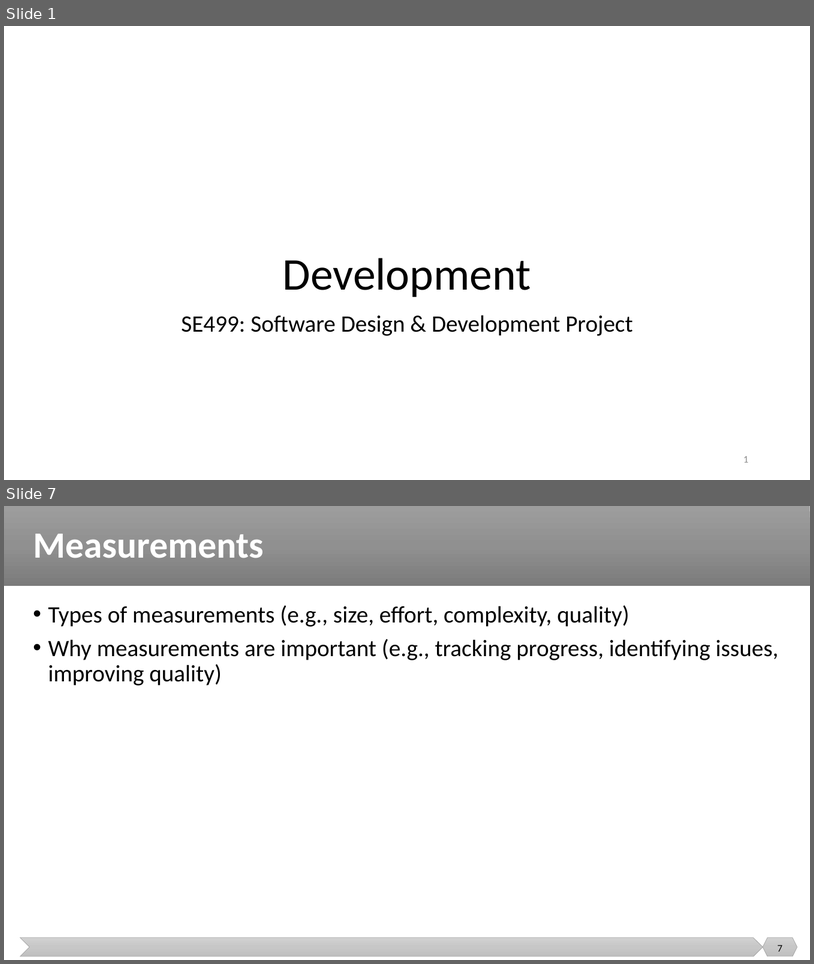
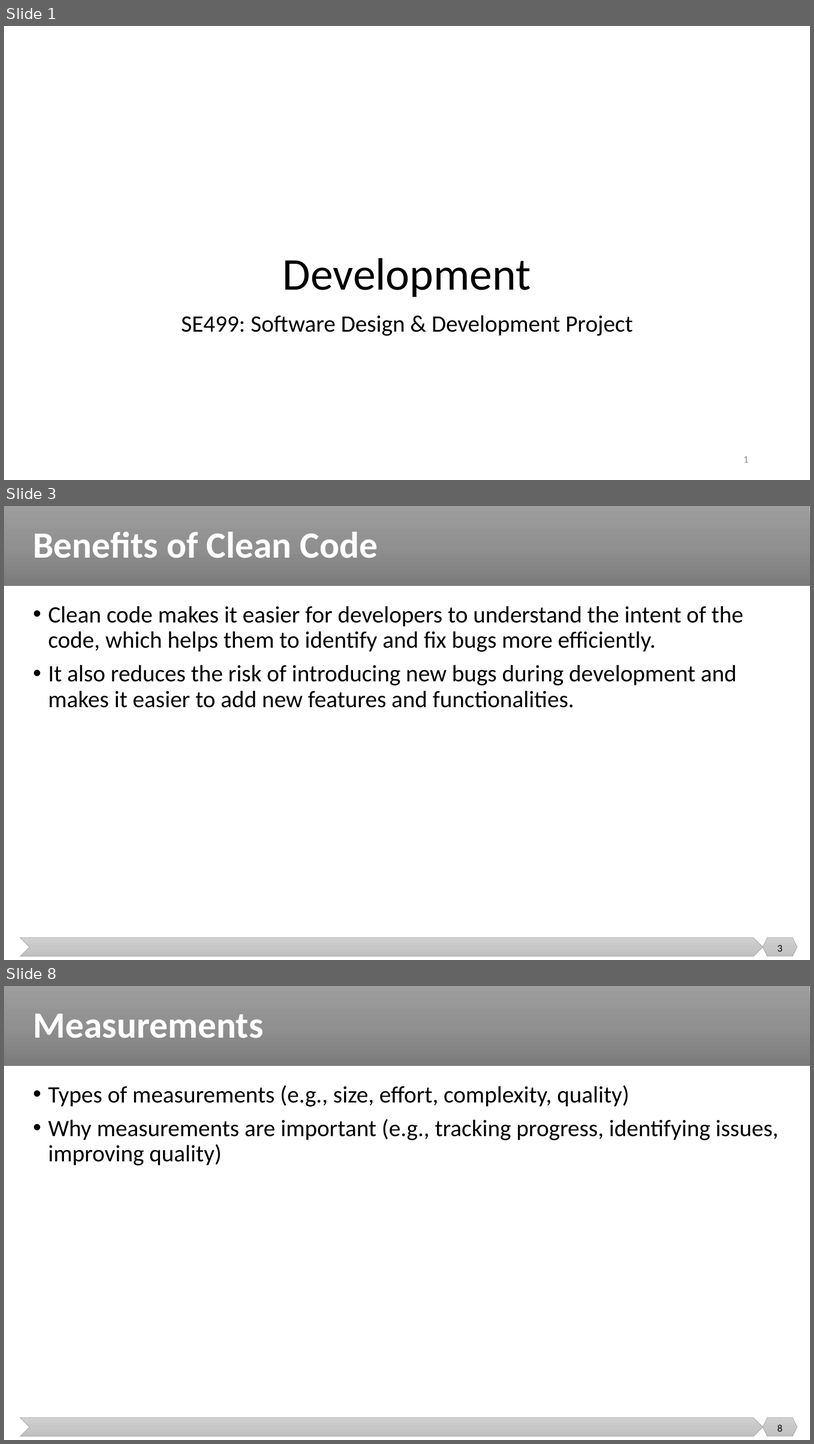
Before and after one commit to malenezi/malenezi, a slide deck: SE499/Lectures/5/Development.pptx. Shown one above the other, each under a label of ours: slides 1 and 7 before the commit, slides 1, 3 and 8 after it; the slides between them are not shown. The pictures are 814x964 and 814x1444 pixels, drawn with LibreOffice and Linux fonts; fonts in the diff are those of the drawing; background and template pictures are left out. Boxes give left, top, right and bottom in pixels: in the first picture for what was removed or moved away, otherwise in the second. Text is boxed around its words. In the diff, an @@ line names an element or a change of style, - is before the commit and + after.

```diff
--- a/SE499/Lectures/5/Development.pptx
+++ b/SE499/Lectures/5/Development.pptx
@@ slide 3 added at bbox=[4, 506, 810, 960], background #FFFFFF; not listed: 3 template elements that a slide beside it also shows @@
@@ title added at bbox=[33, 532, 378, 558], 44 pt, text #FFFFFF, bold @@
+Benefits of Clean Code
@@ text added at bbox=[48, 606, 744, 708], 28 pt, text #000000 @@
+• Clean code makes it easier for developers to understand the intent of the code, which helps them to identify and fix bugs more efficiently.
+• It also reduces the risk of introducing new bugs during development and makes it easier to add new features and functionalities.
@@ page number added at bbox=[778, 945, 783, 951], 12 pt, text #000000 @@
+3
@@ what was slide 7 is now slide 8 @@
@@ page number at bbox=[778, 1424, 783, 1431]: text changed @@
-7
+8
```
Also in this commit, not shown: 9 other slides added, 1 other file.
